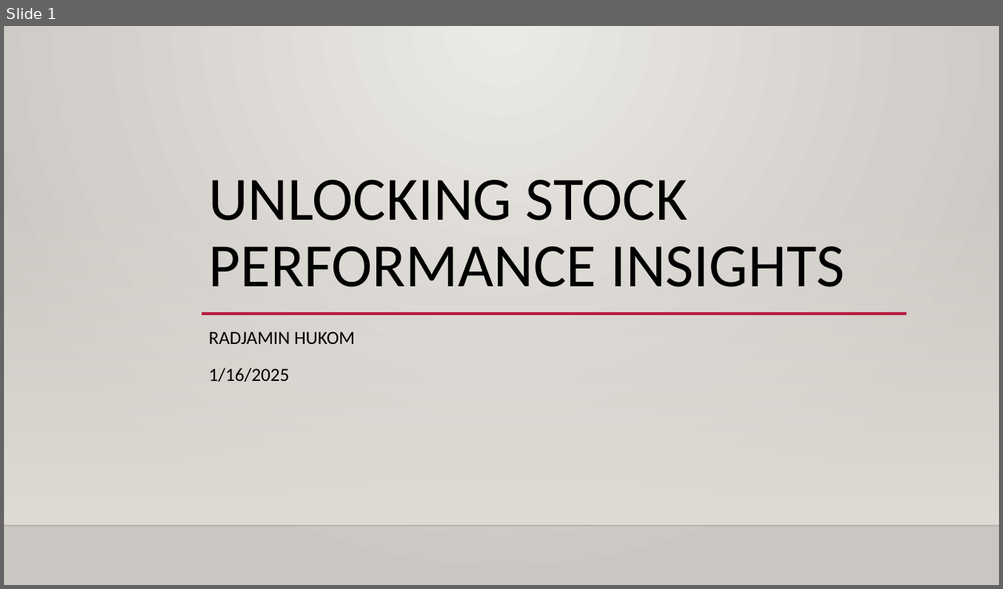
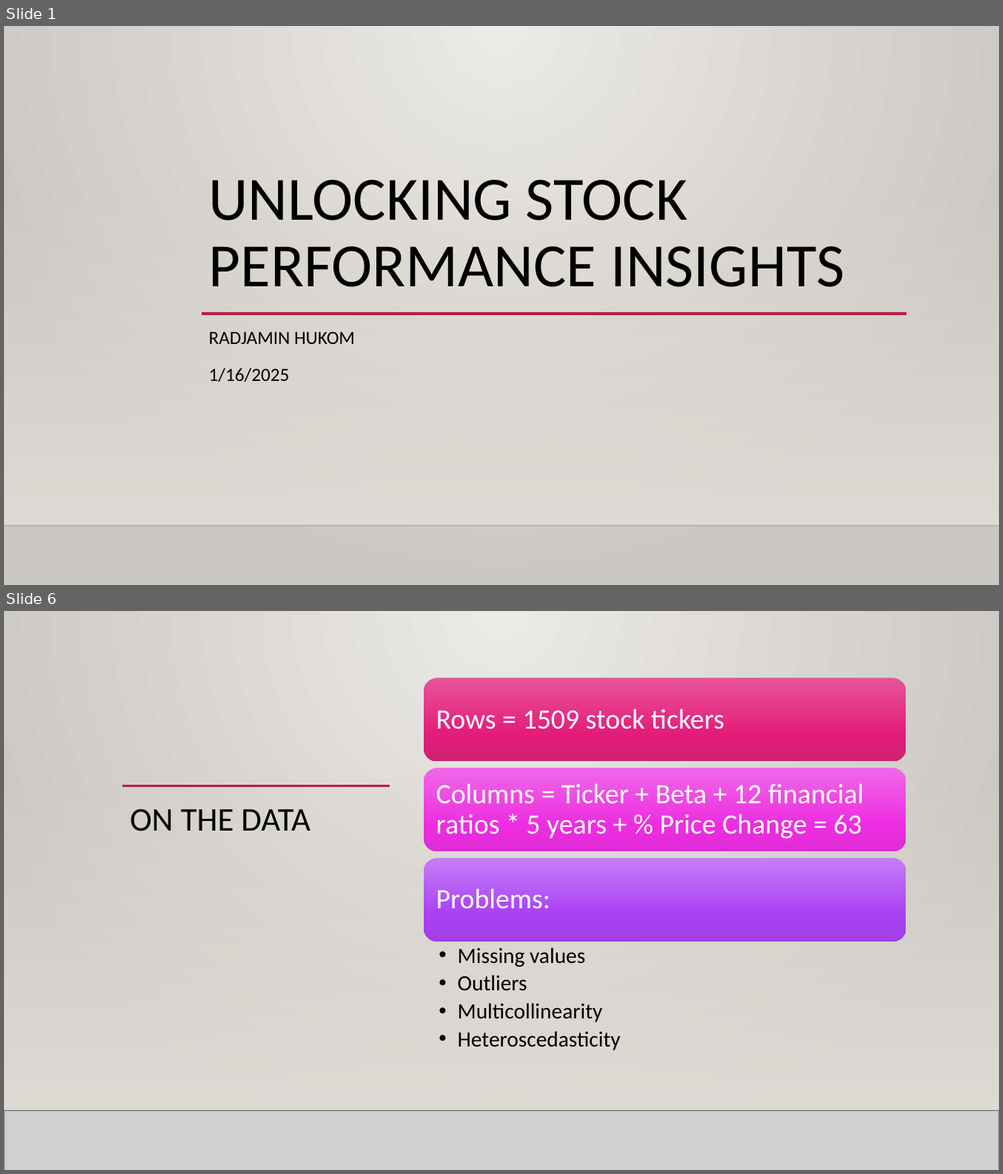
Before and after one commit to Iingxaki/Key-Financial-Indicators-Stock-Forecasting-DS450, a slide deck: Unlocking Stock Performance Insights.pptx. Shown one above the other, each under a label of ours: slide 1 before the commit, slides 1 and 6 after it; the slides between them are not shown. The pictures are 1003x589 and 1003x1174 pixels, drawn with LibreOffice and Linux fonts; fonts in the diff are those of the drawing; grey boxes stand for pictures; background and template pictures are left out. Boxes give left, top, right and bottom in pixels: in the first picture for what was removed or moved away, otherwise in the second. Text is boxed around its words. In the diff, an @@ line names an element or a change of style, - is before the commit and + after.

```diff
--- a/Unlocking Stock Performance Insights.pptx
+++ b/Unlocking Stock Performance Insights.pptx
@@ slide 6 added at (4, 611, 999, 1170), background gradient #ECEAE7 to #CAC7C1; not listed: 2 template elements that a slide beside it also shows @@
@@ rectangle added at (4, 611, 999, 1170), fill gradient #ECEAE7 to #CAC7C1 @@
@@ line added from (122, 762) to (907, 762), #B71E42 2.5 pt @@
@@ rectangle added at (4, 776, 999, 1111), fill gradient #DFDBD5 @@
@@ line added from (122, 786) to (390, 786), #B71E42 2.5 pt @@
@@ title added at (130, 809, 310, 832), 32 pt, text #000000 @@
+ON THE DATA
@@ group added at (424, 678, 906, 1051): 4 texts, 3 rounded rectangles @@
+Rows = 1509 stock tickers
+Columns = Ticker + Beta + 12 financial ratios * 5 years + % Price Change = 63
+Problems:
+  • Missing values
+  • Outliers
+  • Multicollinearity
+  • Heteroscedasticity
@@ picture added at (4, 1111, 999, 1170) @@
@@ line added from (4, 1111) to (999, 1111), #000001 1 pt @@
```
Also in this commit, not shown: 3 slides changed, 15 other slides added, 2 slides removed.
